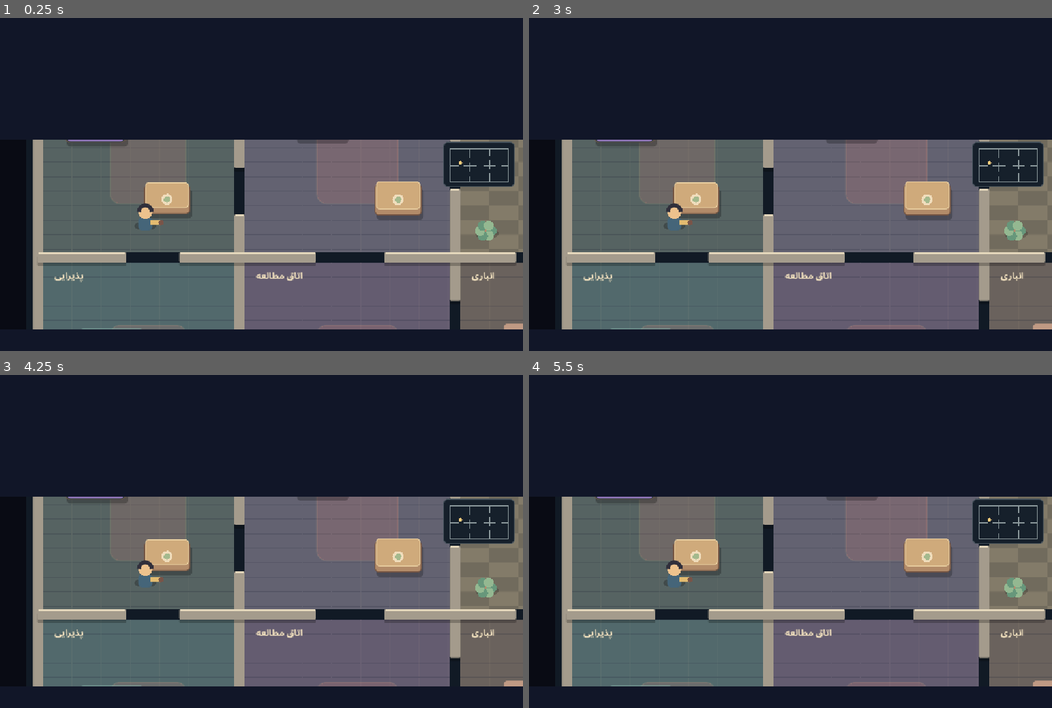
Above: before the commit, frames 1-4 (two rows, left to right).
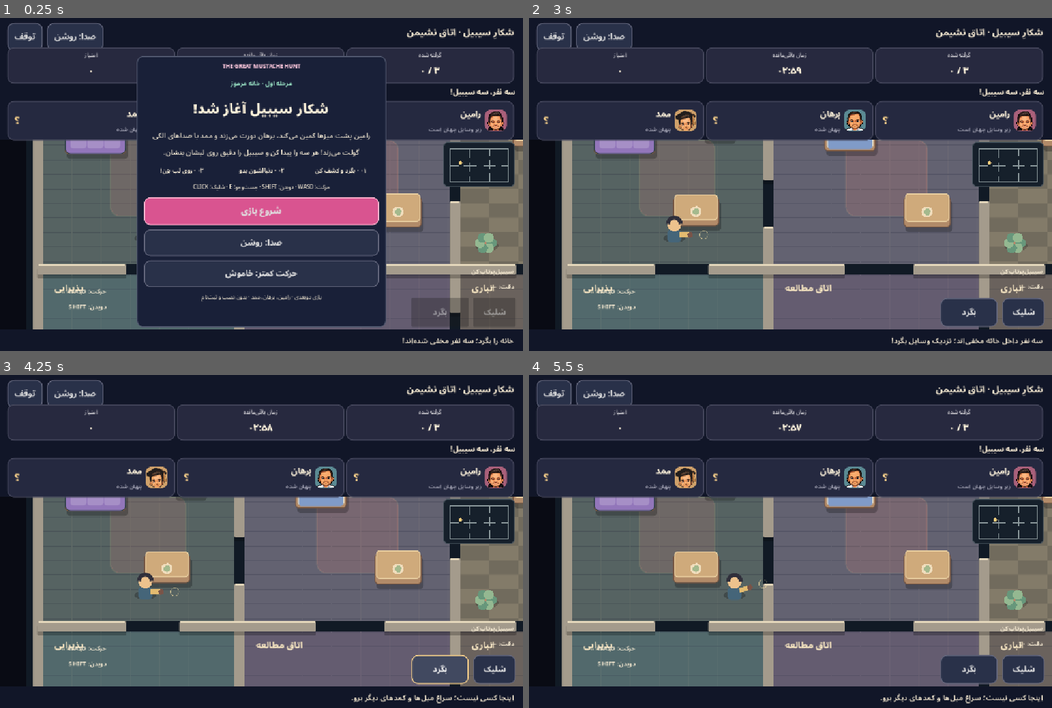
Above: after the commit, the same moments.

Repository: jaavid/mustache2
Game: Godot game, scene res://main.tscn
Two runs of this game, one before a commit and one after it. Both use one fixed random seed, a clock stepped at 60 frames per second and the inputs below.
Inputs (mouse positions are in pixels of both pictures, inside the frame that each line leads up to):
- Up to frame 1 (0.25 s): no input
- Up to frame 2 (3 s): click (555, 37) at 0.5 s, where only the run after the commit has a clickable "توقف"; click (602, 37) at 1.25 s, where only the run after the commit has a clickable "صدا: روشن"; click (602, 37) at 2 s, where only the run after the commit has a clickable "صدا: خاموش"; click (790, 211) at 2.75 s, where only the run after the commit has a clickable "شروع بازی"
- Up to frame 3 (4.25 s): click (439, 668) at 3.5 s, where only the run after the commit has a clickable "بگرد"
- Up to frame 4 (5.5 s): click (1025, 668) at 4.25 s, where only the run after the commit has a clickable "شلیک"; tap Enter at 5 s; move the mouse to (905, 531) at 5.02 s; hold D from 5.03 s (still down); hold Shift from 5.03 s (still down); click (905, 531) at 5.17 s; tap Space at 5.27 s

The runs differ from the first frame. In frame 1, 37% of the frame differs, in the area x 1-100%, y 1-99%; in frame 2, 18%; in frame 3, 18%; in frame 4, 18%.
Error before the commit: Parse Error: The member "VirtualJoystick" shadows a native class. (res://scripts/game_hud.gd:11)

Commit message:
Publish isolated Godot 4.7.2 preview alongside Canvas game

Diff:
--- a/godot/project.godot
+++ b/godot/project.godot
@@ -1,16 +1,29 @@
+; Engine configuration file.
+; It's best edited using the editor UI and not directly,
+; since the parameters that go here are not all obvious.
+;
+; Format:
+;   [section] ; section goes between []
+;   param=value ; assign values to parameters
+
 config_version=5
+
 [application]
+
 config/name="Mustache2 — شکار سیبیل"
+run/main_scene="res://main.tscn"
+config/features=PackedStringArray("4.7")
+boot_splash/bg_color=Color(0.055, 0.075, 0.1, 1)
 boot_splash/show_image=false
-boot_splash/bg_color=Color(0.055,0.075,0.10,1)
-run/main_scene="res://main.tscn"
+
 [display]
-window/size/viewport_width=1152
+
 window/size/viewport_height=768
 window/stretch/mode="canvas_items"
 window/stretch/aspect="expand"
+
 [rendering]
+
 renderer/rendering_method="gl_compatibility"
 renderer/rendering_method.mobile="gl_compatibility"
-textures/default_filters/use_nearest_mipmap_filter=false
-environment/defaults/default_clear_color=Color(0.035,0.045,0.08,1)
+environment/defaults/default_clear_color=Color(0.035, 0.045, 0.08, 1)
--- a/godot/scripts/game_hud.gd
+++ b/godot/scripts/game_hud.gd
@@ -8,9 +8,9 @@
 signal motion_toggled
 const Type = preload("res://scripts/typography.gd")
 const Text = preload("res://scripts/game_text.gd")
-const VirtualJoystick = preload("res://scripts/virtual_joystick.gd")
+const MustacheJoystick = preload("res://scripts/virtual_joystick.gd")
 const Art = preload("res://scripts/character_art.gd")
-var joystick: VirtualJoystick
+var joystick: MustacheJoystick
 var keyboard_legend: Label
 var ui: Control
 var status: Label
@@ -176,7 +176,7 @@
 		row.add_child(mark)
 		roster_marks.append(mark)
 		roster.append(card)
-	joystick = VirtualJoystick.new()
+	joystick = MustacheJoystick.new()
 	ui.add_child(joystick)
 	keyboard_legend = make_label("حرکت: \u2066WASD\u2069\nدویدن: \u2066SHIFT\u2069", 14, 600)
 	search_button = make_button("بگرد", func(): investigate_requested.emit())
--- a/godot/scripts/game_input.gd
+++ b/godot/scripts/game_input.gd
@@ -5,8 +5,8 @@
 signal auto_fire_requested
 signal pause_requested
 signal aim_changed(screen_position: Vector2)
-const VirtualJoystick = preload("res://scripts/virtual_joystick.gd")
-var joystick: VirtualJoystick
+const MustacheJoystick = preload("res://scripts/virtual_joystick.gd")
+var joystick: MustacheJoystick
 var enabled := false
 
 
Not shown, changed: .github/workflows/pages.yml
Not shown, changed: godot/README.md
Not shown, added: godot/WEB_OPTIMIZATION.md
Not shown, changed: godot/build-web.sh
Not shown, changed: godot/shell.html
Not shown, changed: godot/test.sh
Not shown, added: godot/tools/compress-web.py
Not shown, added: godot/tools/web-size.custom.py
